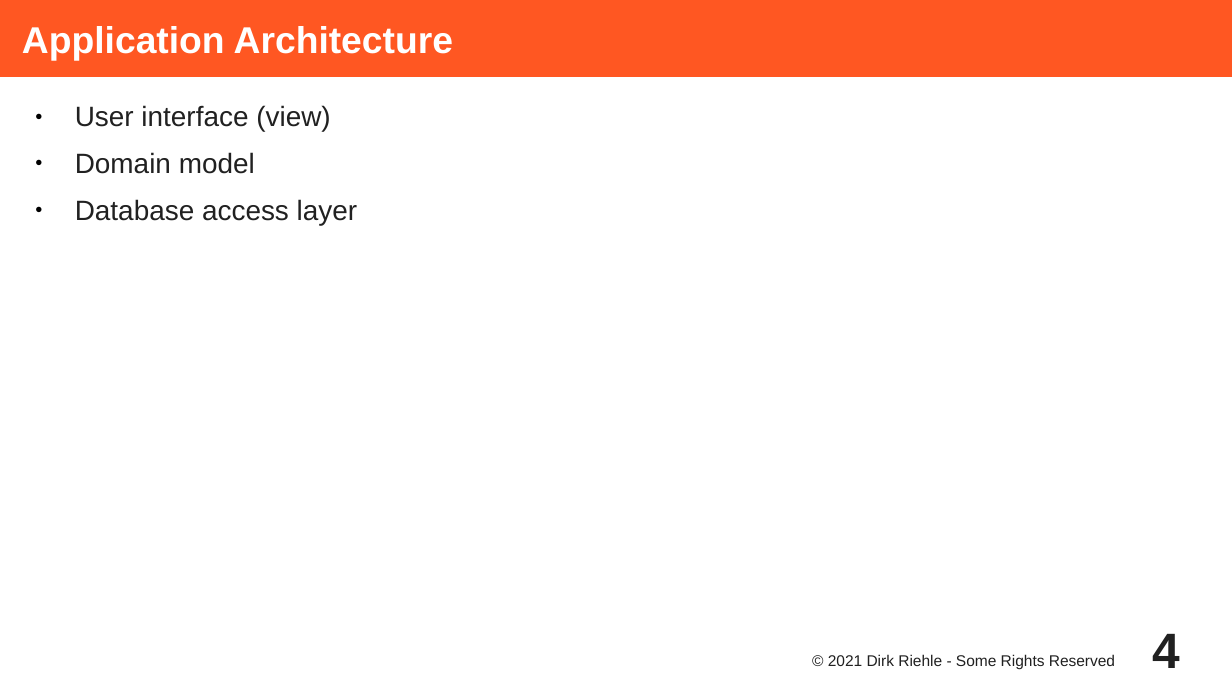
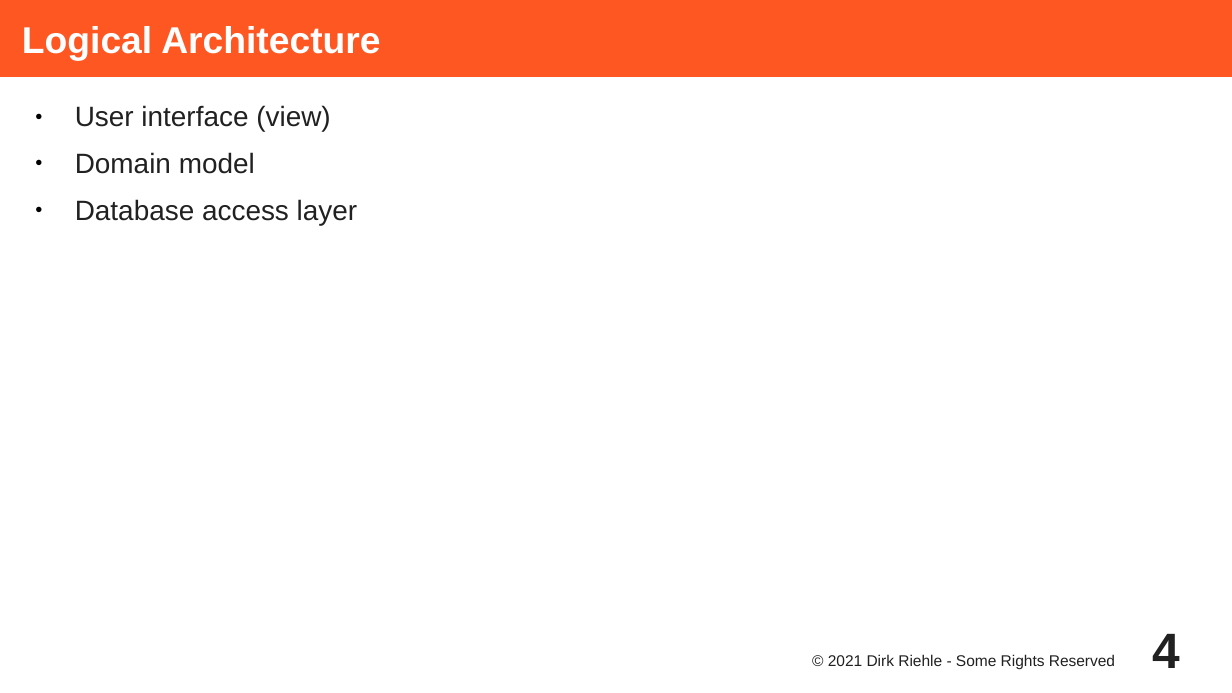
Before and after one commit to dirkriehle/adap-course, a slide deck: slide 4 of Lecture Slides/ADAP A03 - Wahlzeit Design.odp. Drawn at 1232x693 pixels with LibreOffice and Linux fonts; fonts in the diff are those of the drawing. Boxes give left, top, right and bottom in pixels: in the first picture for what was removed or moved away, otherwise in the second. Text is boxed around its words. In the diff, an @@ line names an element or a change of style, - is before the commit and + after.

```diff
--- a/Lecture Slides/ADAP A03 - Wahlzeit Design.odp
+++ b/Lecture Slides/ADAP A03 - Wahlzeit Design.odp
@@ title at (22, 26, 380, 61): text changed @@
-Application Architecture
+Logical Architecture
```
Also in this commit, not shown: 2 other slides changed, 39 other files.
